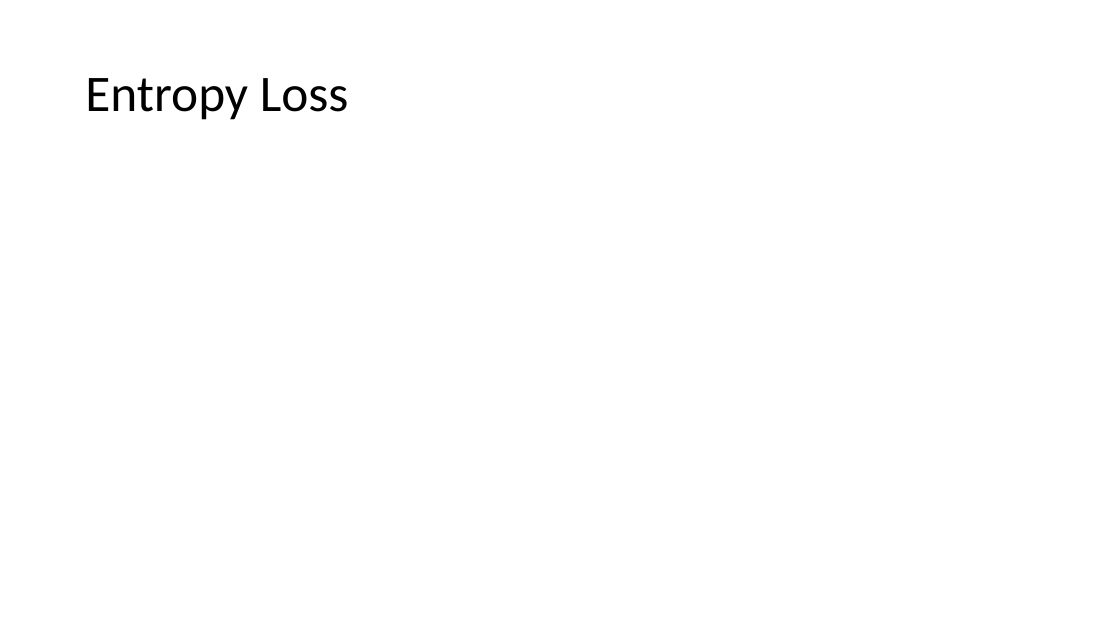
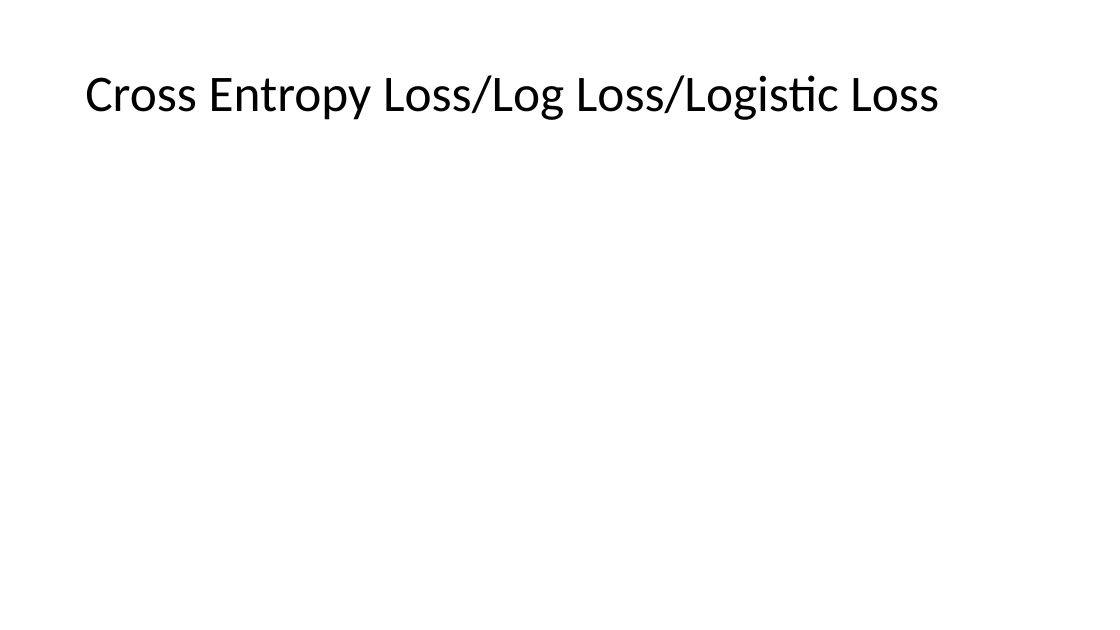
Before and after one commit to meenakshsundaram/AIML, a slide deck: slide 24 of DecisionTrees/DecisionTrees.pptx (slide 23 before the commit). Drawn at 1120x630 pixels with LibreOffice and Linux fonts; fonts in the diff are those of the drawing; grey boxes stand for pictures. Boxes give left, top, right and bottom in pixels: in the first picture for what was removed or moved away, otherwise in the second. Text is boxed around its words. In the diff, an @@ line names an element or a change of style, - is before the commit and + after.

Commit message:
Add Entropy and Cross Entropy

```diff
--- a/DecisionTrees/DecisionTrees.pptx
+++ b/DecisionTrees/DecisionTrees.pptx
@@ title at (x1=85, y1=75, x2=939, y2=120): text changed @@
-Entropy Loss
+Cross Entropy Loss/Log Loss/Logistic Loss
```
Also in this commit, not shown: 1 slide added.
